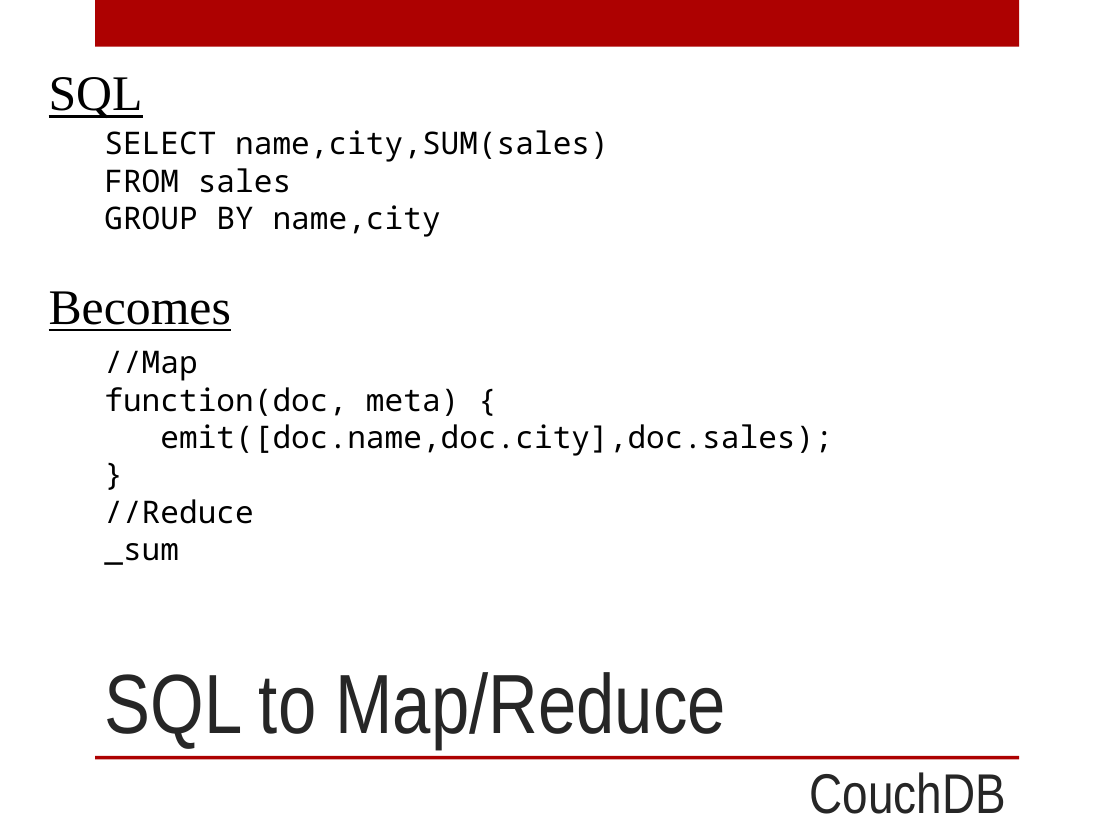
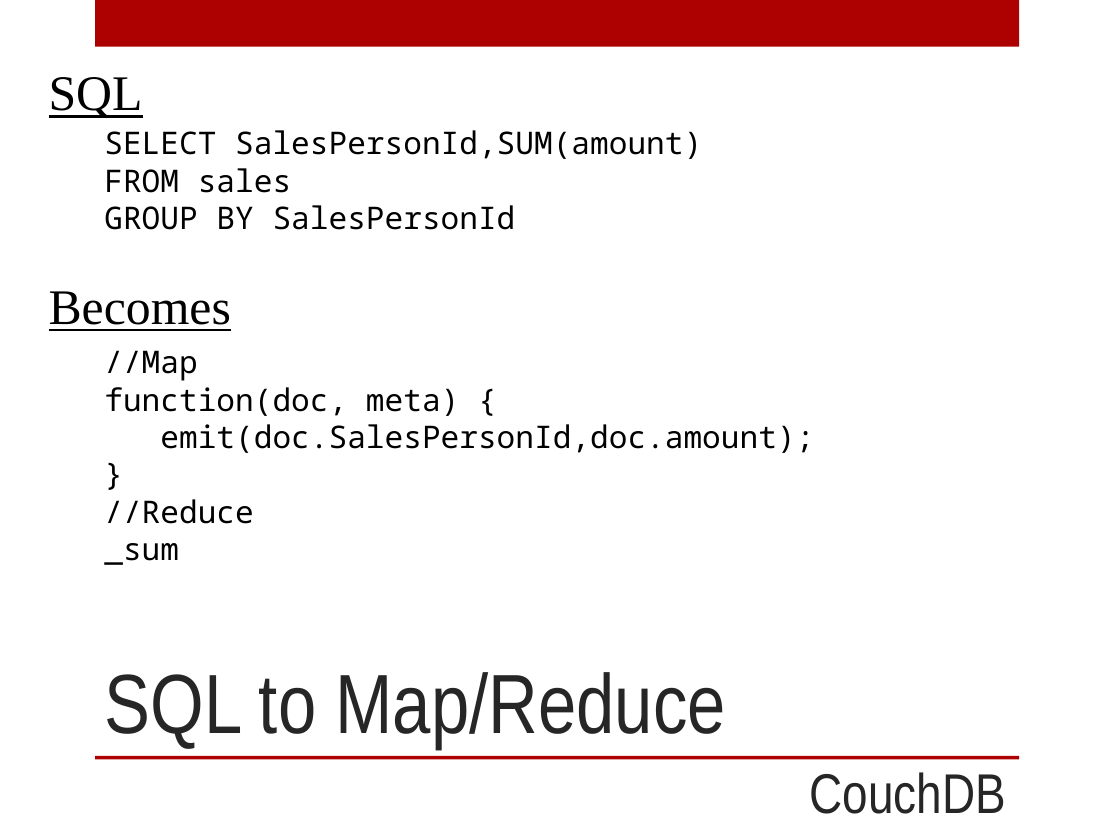
Before and after one commit to digitalBush/nosql-smackdown-talk, a slide deck: slide 15 of nosql-smackdown.pptx. Drawn at 1120x840 pixels with LibreOffice and Linux fonts; fonts in the diff are those of the drawing. Boxes give left, top, right and bottom in pixels: in the first picture for what was removed or moved away, otherwise in the second. Text is boxed around its words. In the diff, an @@ line names an element or a change of style, - is before the commit and + after.

```diff
--- a/nosql-smackdown.pptx
+++ b/nosql-smackdown.pptx
@@ text at (104, 130, 702, 159): text changed @@
-SELECT name,city,SUM(sales)
+SELECT SalesPersonId,SUM(amount)
@@ text at (104, 205, 516, 230): text changed @@
-GROUP BY name,city
+GROUP BY SalesPersonId
@@ text at (160, 424, 814, 453): text changed @@
-emit([doc.name,doc.city],doc.sales);
+emit(doc.SalesPersonId,doc.amount);
```
Also in this commit, not shown: 7 other slides changed, 1 slide added.
